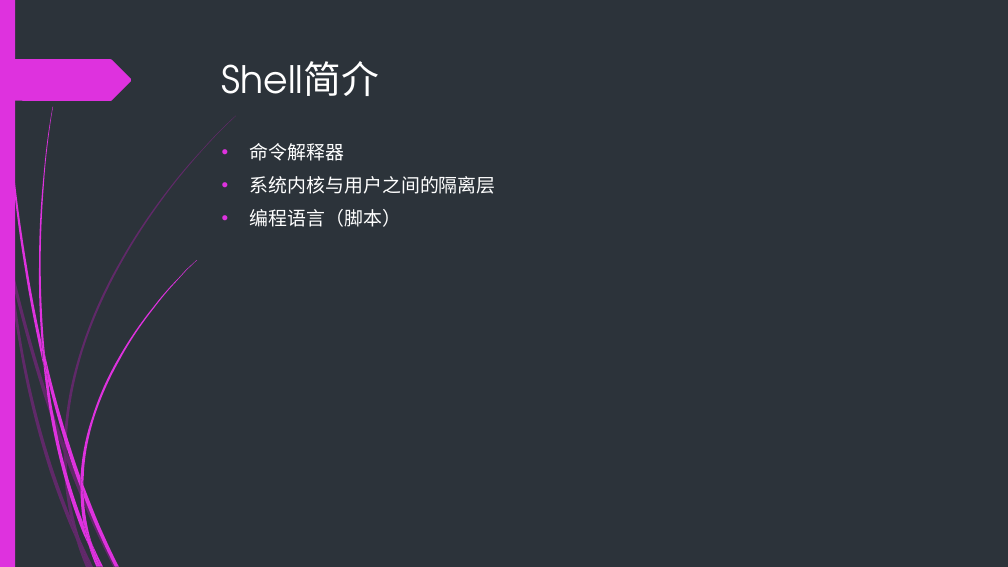
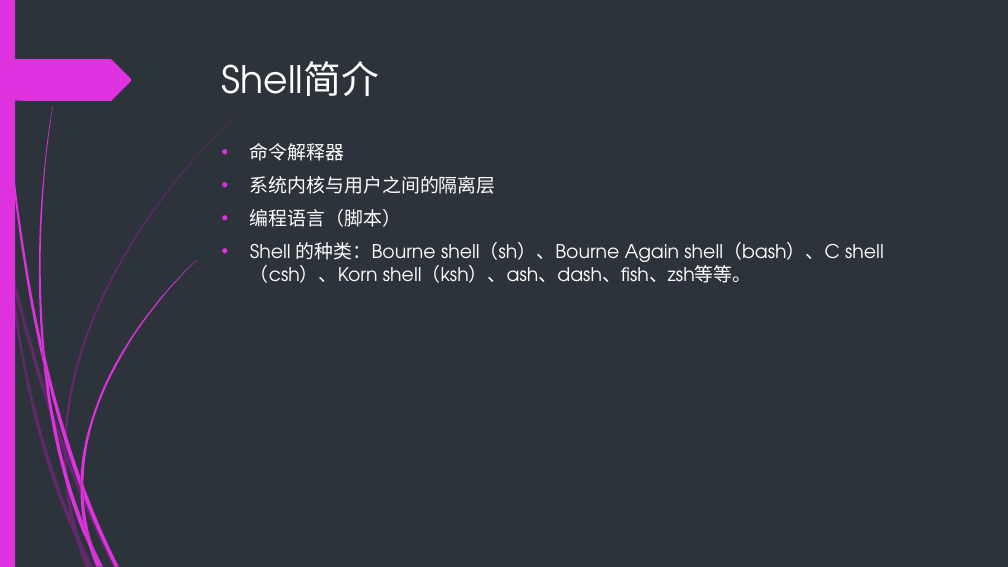
Before and after one commit to backup-ci/abs-train, a slide deck: slide 4 of Bash-scripting-guid.pptx. Drawn at 1008x567 pixels with LibreOffice and Linux fonts; fonts in the diff are those of the drawing. Boxes give left, top, right and bottom in pixels: in the first picture for what was removed or moved away, otherwise in the second. Text is boxed around its words. In the diff, an @@ line names an element or a change of style, - is before the commit and + after.

```diff
--- a/Bash-scripting-guid.pptx
+++ b/Bash-scripting-guid.pptx
@@ text at [250,242,884,283]: paragraph added @@
+• Shell 的种类：Bourne shell（sh）、Bourne Again shell（bash）、C shell（csh）、Korn shell（ksh）、ash、dash、fish、zsh等等。
```
Also in this commit, not shown: 4 other slides changed, 10 slides added, 15 other files.
